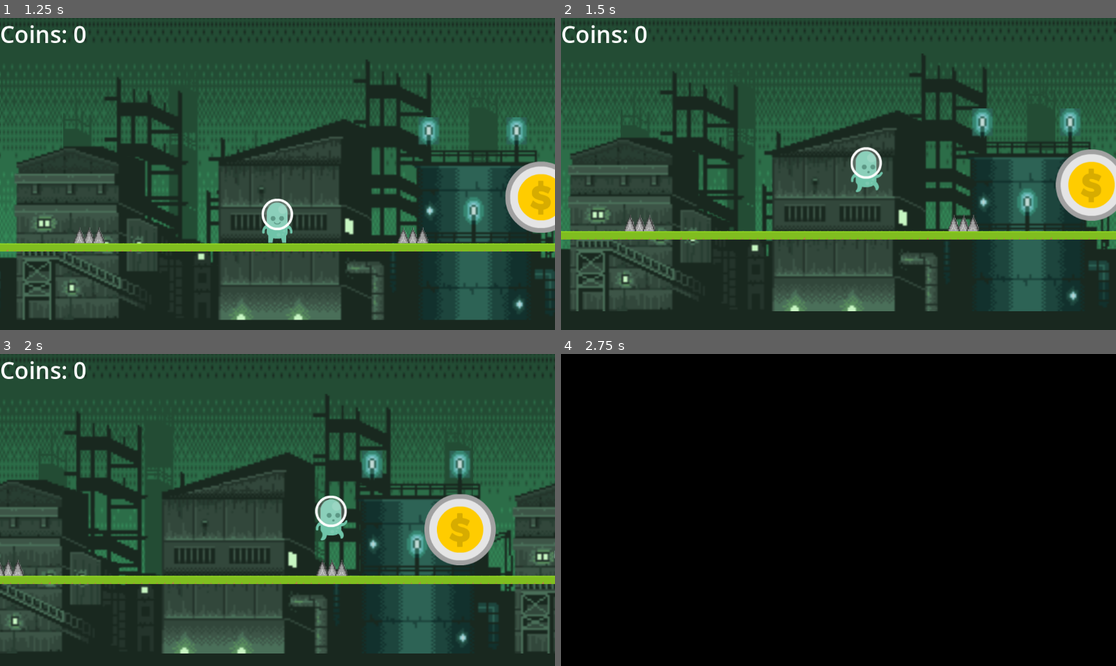
Above: before the commit, frames 1-4 (two rows, left to right).
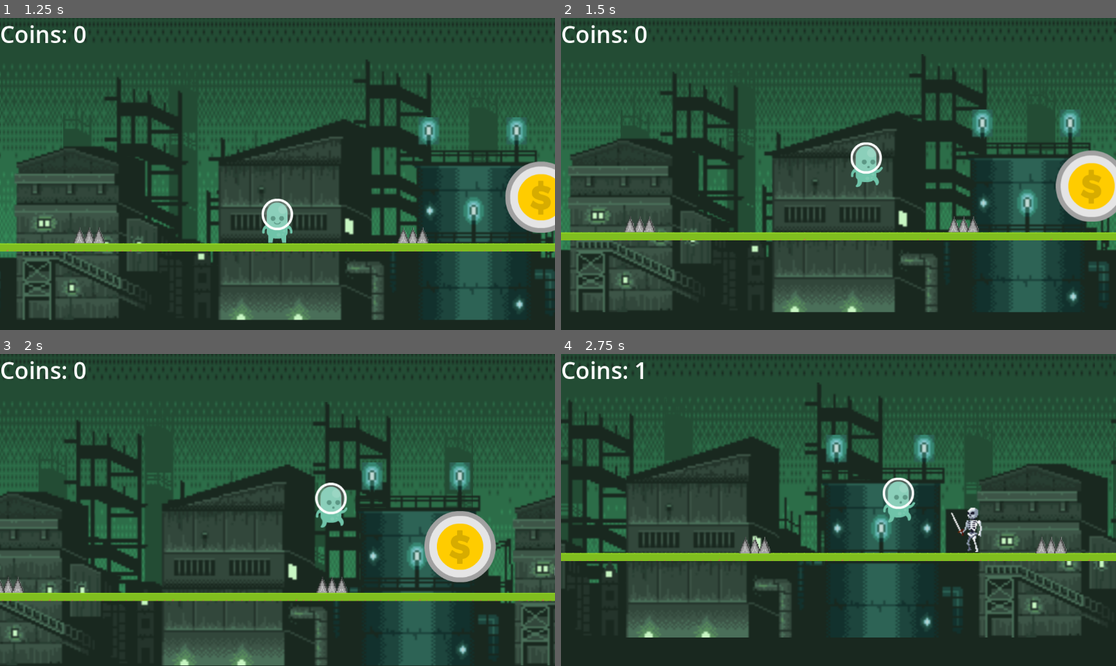
Above: after the commit, the same moments.

Repository: PietPadda/godot-2d-platformer
Game: Godot game, scene res://ui/main_menu.tscn
The game is run twice, just before and just after one commit, with the same random seed, the same clock (stepped at 60 frames per second) and the same inputs.
Inputs:
- Up to frame 1 (1.25 s): click "Play Game" at 0.5 s
- Up to frame 2 (1.5 s): tap Enter (ui_accept) at 1.25, 1.35 s; hold Right (ui_right) from 1.28 s (still down)
- Up to frame 3 (2 s): keep holding Right (ui_right); tap Enter (ui_accept) at 1.52, 1.82 s
- Up to frame 4 (2.75 s): keep holding Right (ui_right); tap Enter (ui_accept) at 2.1, 2.27, 2.57 s

Frame 1 is identical in both runs. In frame 2, 3.4% of the frame differs, in the area x 0-100%, y 11-95%; in frame 3, 24%; in frame 4, 100%, in the area x 0-100%, y 0-100%.

Commit message:
feat(player): implement double jump mechanic

Diff:
--- a/godot-2d-platformer/player/player.gd
+++ b/godot-2d-platformer/player/player.gd
@@ -1,3 +1,5 @@
+# player/player.gd
+
 # expose vars & funcs
 extends CharacterBody2D
 
@@ -8,15 +10,23 @@
 # get global grav for rigidbody
 var gravity = ProjectSettings.get_setting("physics/2d/default_gravity")
 
+# variables
+var jumps_left = 0 # init no jumps
+
 # movement physics
 func _physics_process(delta):
 	# add gravity
 	if not is_on_floor(): # apply when not on floor
 		velocity.y += gravity * delta # increase grav vector
 
-	# jump on accept button + touching floor
-	if Input.is_action_just_pressed("ui_accept") and is_on_floor():
+	# reset jumps if on floor
+	if is_on_floor():
+		jumps_left = 2 # double jump
+
+	# jump on accept button + have jumps left
+	if Input.is_action_just_pressed("ui_accept") and jumps_left > 0:
 		velocity.y = JUMP_VELOCITY # sudden jump velocity
+		jumps_left -= 1 # decr jumps
 
 	# get left/right input
 	# Input.get_axis() returns a value between -1 and 1.
